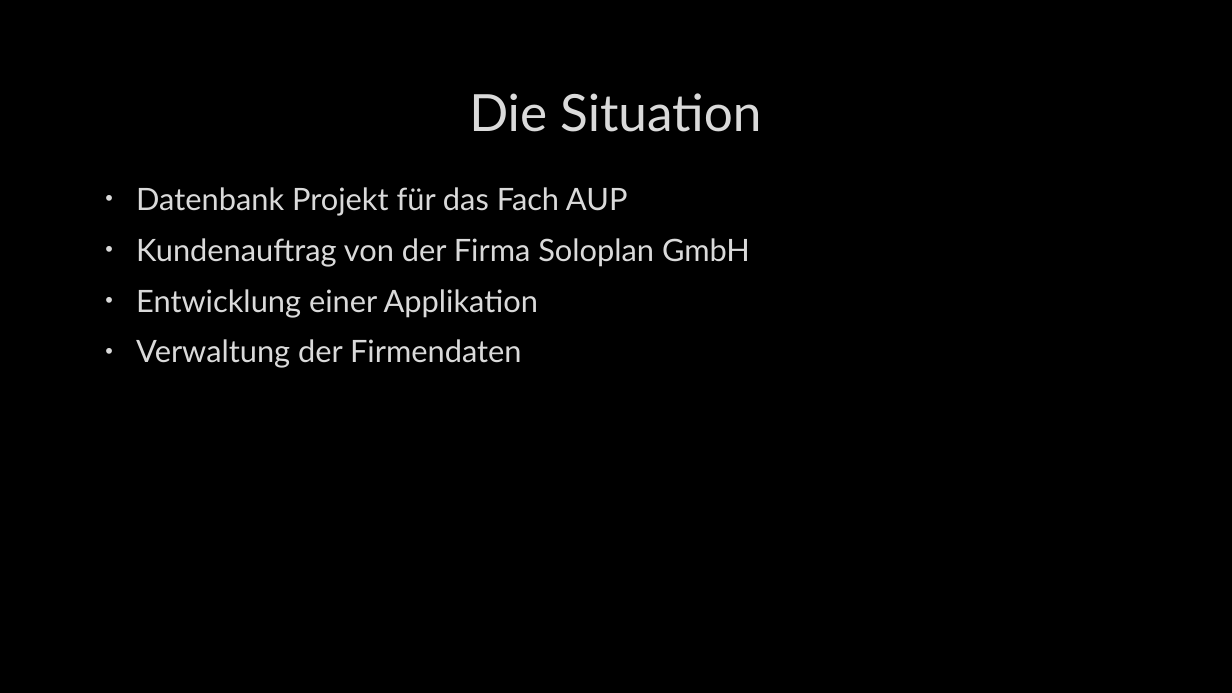
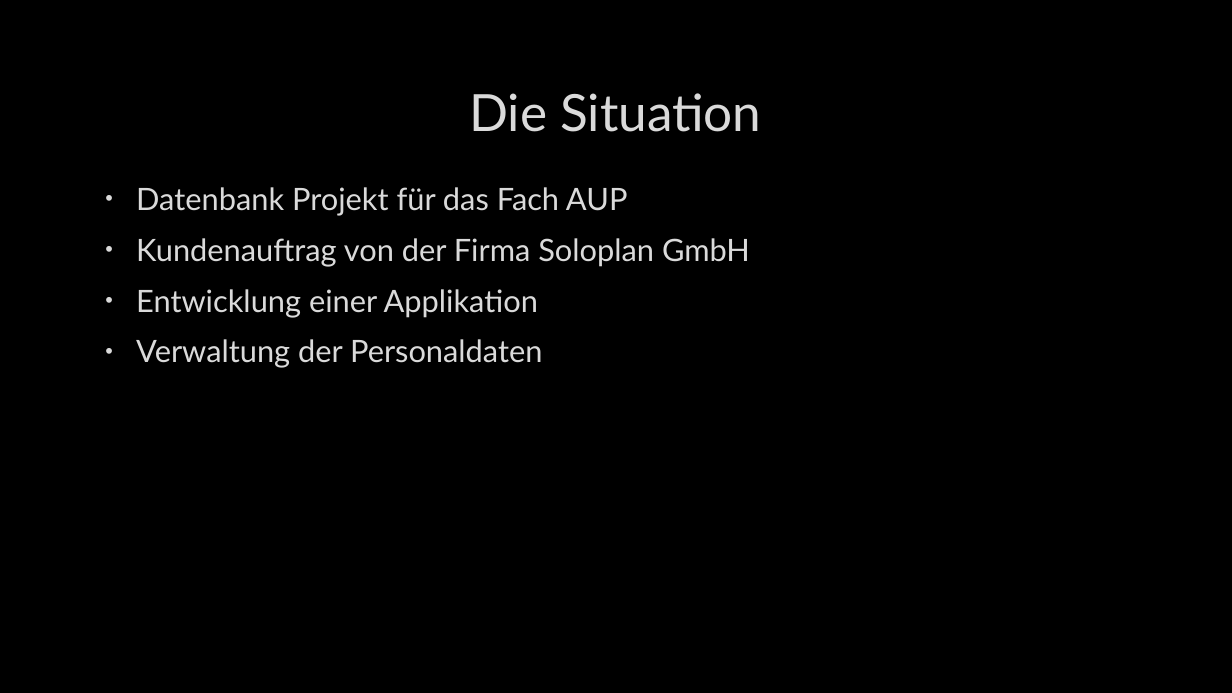
Before and after one commit to julianmader/PersonenVerwaltungsApparat, a slide deck: slide 3 of Documentation/PVA-Powerpoint.pptx. Drawn at 1232x693 pixels with LibreOffice and Linux fonts; fonts in the diff are those of the drawing; background and template pictures are left out. Boxes give left, top, right and bottom in pixels: in the first picture for what was removed or moved away, otherwise in the second. Text is boxed around its words. In the diff, an @@ line names an element or a change of style, - is before the commit and + after.

```diff
--- a/Documentation/PVA-Powerpoint.pptx
+++ b/Documentation/PVA-Powerpoint.pptx
@@ text at (136, 339, 542, 368): text changed @@
-• Verwaltung der Firmendaten
+• Verwaltung der Personaldaten
```
Also in this commit, not shown: 5 other slides changed.
